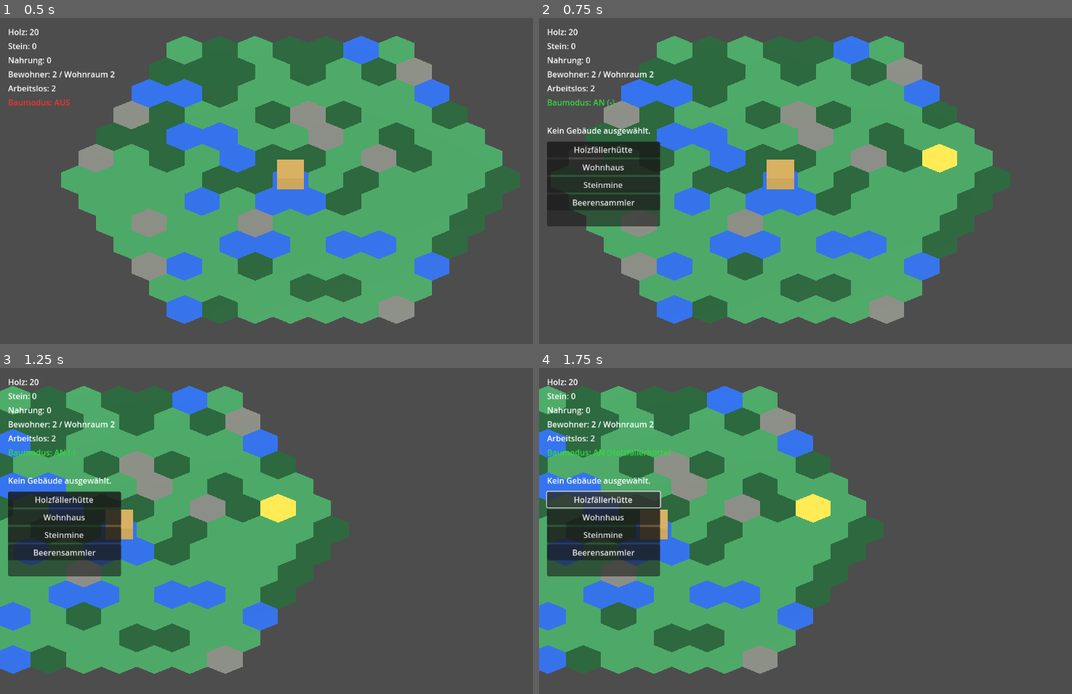
Above: before the commit, frames 1-4 (two rows, left to right).
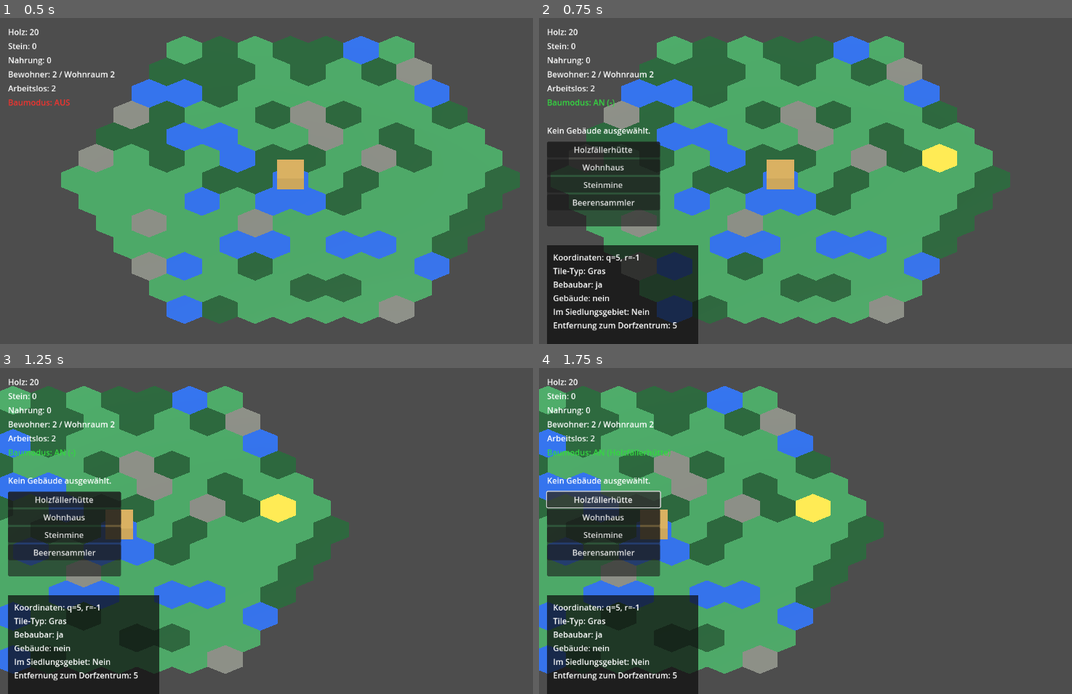
Above: after the commit, the same moments.

Repository: Ranu4922/CodexGame
Game: Godot game, scene res://scenes/Main.tscn
The game is run twice, just before and just after one commit, with the same random seed, the same clock (stepped at 60 frames per second) and the same inputs.
Inputs (mouse positions are in pixels of both pictures, inside the frame that each line leads up to):
- Up to frame 1 (0.5 s): no input
- Up to frame 2 (0.75 s): tap Enter at 0.5 s; move the mouse to (954, 164) at 0.52 s; hold D from 0.53 s (still down); tap B at 0.6 s; click (954, 164) at 0.67 s
- Up to frame 3 (1.25 s): keep holding D
- Up to frame 4 (1.75 s): release D at 1.25 s; click "Holzfällerhütte" at 1.25 s

Frame 1 is identical in both runs. In frame 2, 8.4% of the frame differs, in the area x 1-30%, y 69-100%; in frame 3, 8.5%; in frame 4, 8.5%.

Commit message:
Improve production workplace info display

Diff:
--- a/scripts/game_world.gd
+++ b/scripts/game_world.gd
@@ -76,6 +76,7 @@
 	has_building: bool,
 	building_name: String,
 	assigned_workers: int,
+	assigned_job: String,
 	own_forest: bool,
 	adjacent_forests: int,
 	wood_production: int,
@@ -103,24 +104,25 @@
 	if has_building:
 		var building_workplace_count: int = _get_workplaces_for_building_name(building_name)
 		lines.append("Arbeitsplätze: %d" % building_workplace_count)
-		lines.append("Zugewiesene Arbeiter: %d" % assigned_workers)
+		if _is_production_building(building_name):
+			var workplace_status: String = "belegt" if assigned_workers > 0 else "unbesetzt"
+			lines.append("Arbeitsplatz: %s" % workplace_status)
+			lines.append("Zugewiesener Job: %s" % assigned_job)
+			lines.append(_get_production_text(building_name, wood_production, stone_production, food_production))
 
 	if has_building and building_name == "Holzfällerhütte":
 		var own_forest_text: String = "ja" if own_forest else "nein"
 		lines.append("Eigenes Wald-Hex: %s" % own_forest_text)
 		lines.append("Angrenzende Wälder: %d/6" % adjacent_forests)
-		lines.append("Produktion: %d Holz / 5 Sekunden" % wood_production)
 
 	if has_building and building_name == "Beerensammler":
 		var berry_own_forest_text: String = "ja" if own_forest else "nein"
 		lines.append("Eigenes Wald-Hex: %s" % berry_own_forest_text)
-		lines.append("Produktion: %d Nahrung / 5 Sekunden" % food_production)
 
 	if has_building and building_name == "Steinmine":
 		var own_stone_text: String = "ja" if own_stone else "nein"
 		lines.append("Eigenes Stein-Hex: %s" % own_stone_text)
 		lines.append("Angrenzende Steine: %d/6" % adjacent_stones)
-		lines.append("Produktion: %d Stein / 5 Sekunden" % stone_production)
 
 	_set_info_panel_text("\n".join(lines))
 
@@ -271,6 +273,20 @@
 	return int(building_workplaces[building_name])
 
 
+func _is_production_building(building_name: String) -> bool:
+	return building_name == "Holzfällerhütte" or building_name == "Steinmine" or building_name == "Beerensammler"
+
+
+func _get_production_text(building_name: String, wood_production: int, stone_production: int, food_production: int) -> String:
+	if building_name == "Holzfällerhütte":
+		return "Produktion: %d Holz / 5 Sekunden" % wood_production
+	if building_name == "Steinmine":
+		return "Produktion: %d Stein / 5 Sekunden" % stone_production
+	if building_name == "Beerensammler":
+		return "Produktion: %d Nahrung / 5 Sekunden" % food_production
+	return "Produktion: 0 / 5 Sekunden"
+
+
 func _on_message_changed(text: String) -> void:
 	message_version += 1
 	var current_version: int = message_version
